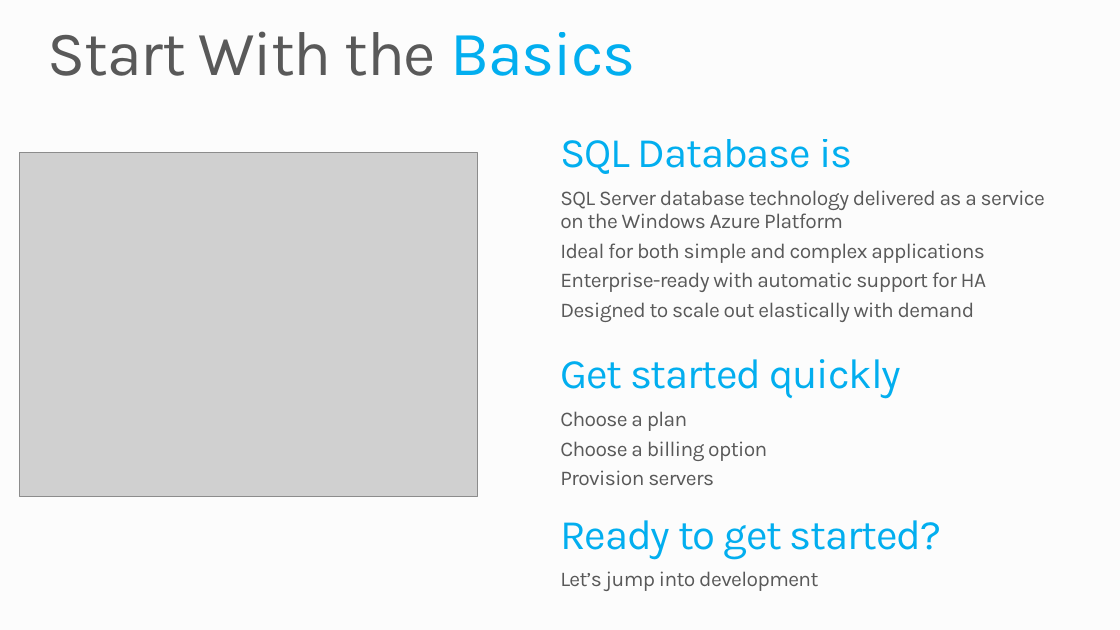
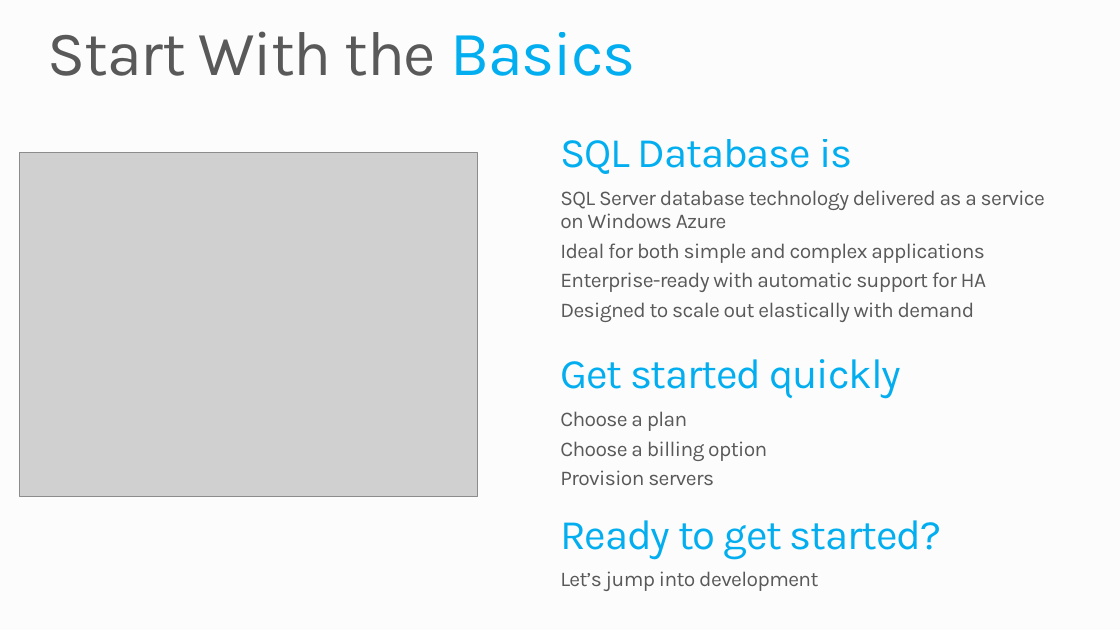
Before and after one commit to mwasham/WATK-Presentations, a slide deck: slide 6 of WindowsAzureSQLDatabase/WindowsAzureSQLDatabase.pptx. Drawn at 1120x630 pixels with LibreOffice and Linux fonts; fonts in the diff are those of the drawing; grey boxes stand for pictures; background and template pictures are left out. Boxes give left, top, right and bottom in pixels: in the first picture for what was removed or moved away, otherwise in the second. Text is boxed around its words. In the diff, an @@ line names an element or a change of style, - is before the commit and + after.

```diff
--- a/WindowsAzureSQLDatabase/WindowsAzureSQLDatabase.pptx
+++ b/WindowsAzureSQLDatabase/WindowsAzureSQLDatabase.pptx
@@ text at (560, 190, 1045, 228): text changed @@
-  SQL Server database technology delivered as a service
-  on the Windows Azure Platform
+  SQL Server database technology delivered as a service
+  on Windows Azure
```
Also in this commit, not shown: 9 other slides changed, 1 slide added, 2 slides removed.
